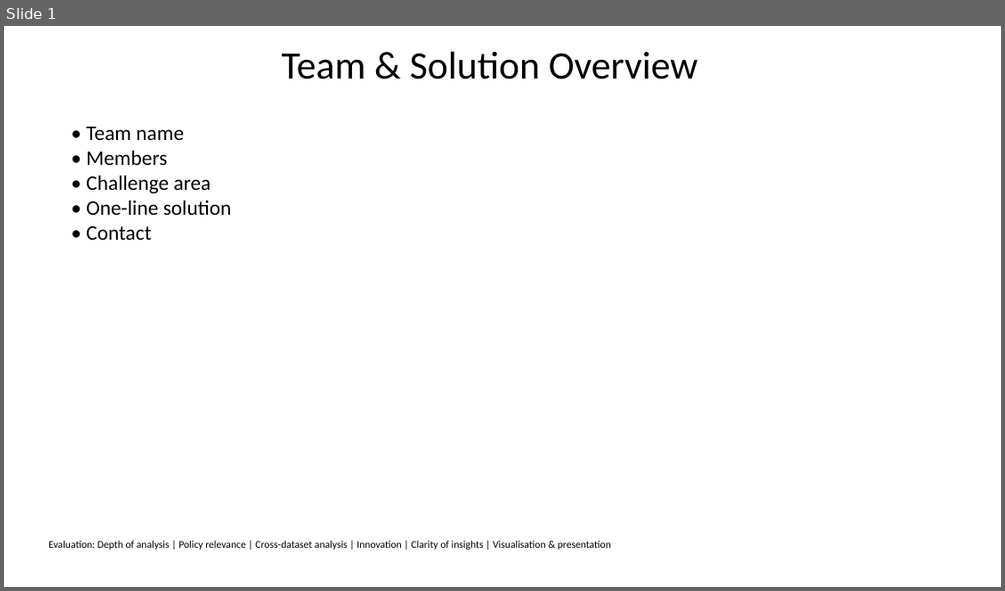
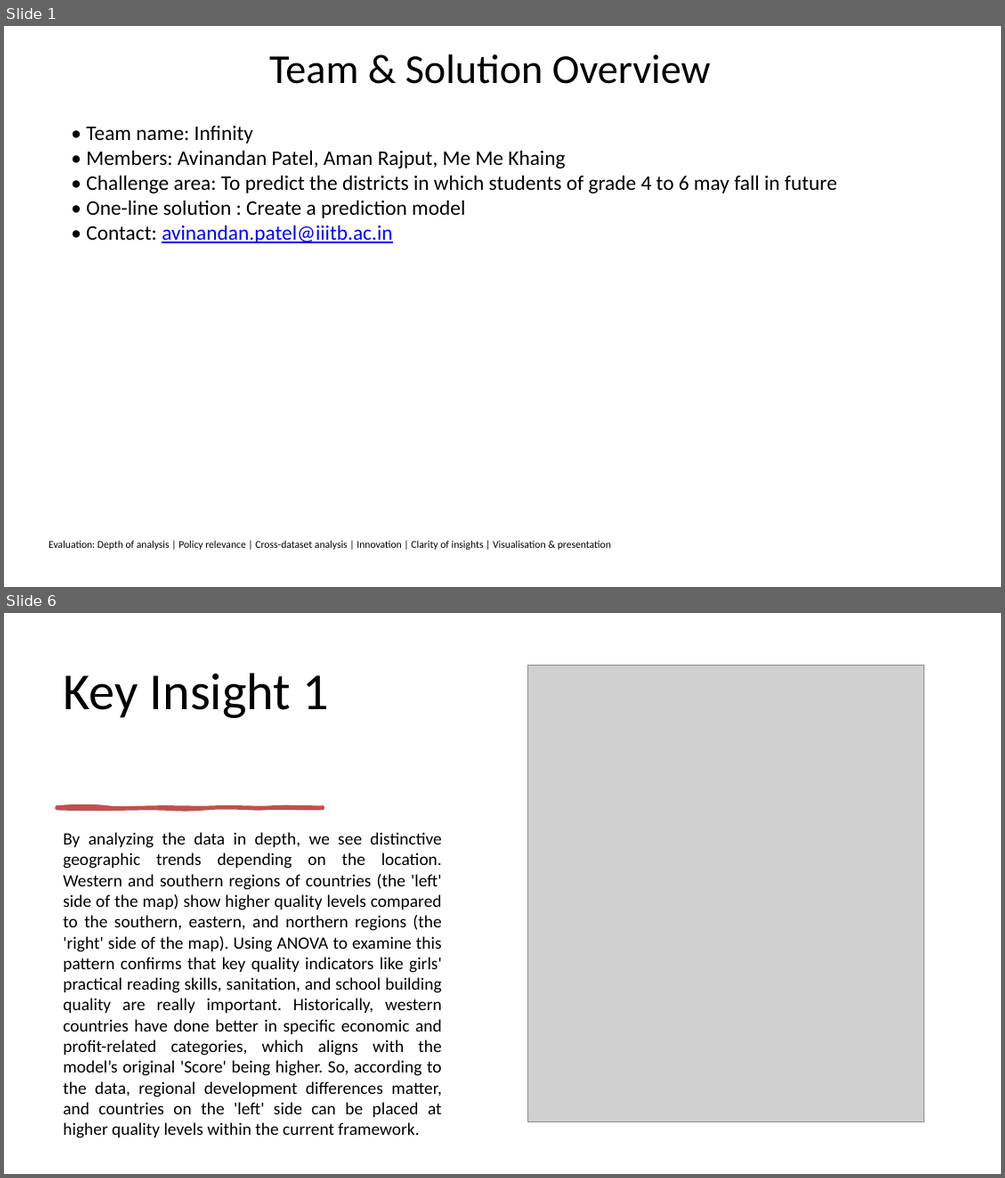
Before and after one commit to AvinandanPatel/infinity, a slide deck: slides.pptx. Shown one above the other, each under a label of ours: slide 1 before the commit, slides 1 and 6 after it; the slides between them are not shown. The pictures are 1005x591 and 1005x1178 pixels, drawn with LibreOffice and Linux fonts; fonts in the diff are those of the drawing; grey boxes stand for pictures. Boxes give left, top, right and bottom in pixels: in the first picture for what was removed or moved away, otherwise in the second. Text is boxed around its words. In the diff, an @@ line names an element or a change of style, - is before the commit and + after.

```diff
--- a/slides.pptx
+++ b/slides.pptx
@@ slide 6 added at (x1=4, y1=613, x2=1001, y2=1174), background #FFFFFF @@
@@ picture added at (x1=527, y1=666, x2=923, y2=1121) @@
@@ title added at (x1=63, y1=673, x2=330, y2=718), 50 pt, text #000000 @@
+Key Insight 1
@@ freeform shape added at (x1=57, y1=807, x2=323, y2=809), fill #C0504D, outline #C0504D 3 pt @@
@@ text added at (x1=63, y1=832, x2=442, y2=1117), 16.6 pt, text #000000 @@
+By analyzing the data in depth, we see distinctive geographic trends depending on the location. Western and southern regions of countries (the 'left' side of the map) show higher quality levels compared to the southern, eastern, and northern regions (the 'right' side of the map). Using ANOVA to examine this pattern confirms that key quality indicators like girls' practical reading skills, sanitation, and school building quality are really important. Historically, western countries have done better in specific economic and profit-related categories, which aligns with the model’s original 'Score' being higher. So, according to the data, regional development differences matter, and countries on the 'left' side can be placed at higher quality levels within the current framework.
@@ slide 1 changed as well @@
@@ title "Team & Solution Overview" at (x1=269, y1=54, x2=711, y2=84): size 37.4 to 39.6 pt; line spacing 0.8 to 1 @@
@@ text at (x1=86, y1=126, x2=837, y2=243): text changed @@
-• Team name
-• Members
-• Challenge area
-• One-line solution
-• Contact
+• Team name: Infinity
+• Members: Avinandan Patel, Aman Rajput, Me Me Khaing
+• Challenge area: To predict the districts in which students of grade 4 to 6 may fall in future
+• One-line solution : Create a prediction model
+• Contact: avinandan.patel@iiitb.ac.in
```
Also in this commit, not shown: 5 other slides changed, 4 other slides added, 5 slides removed, 6 other files.
